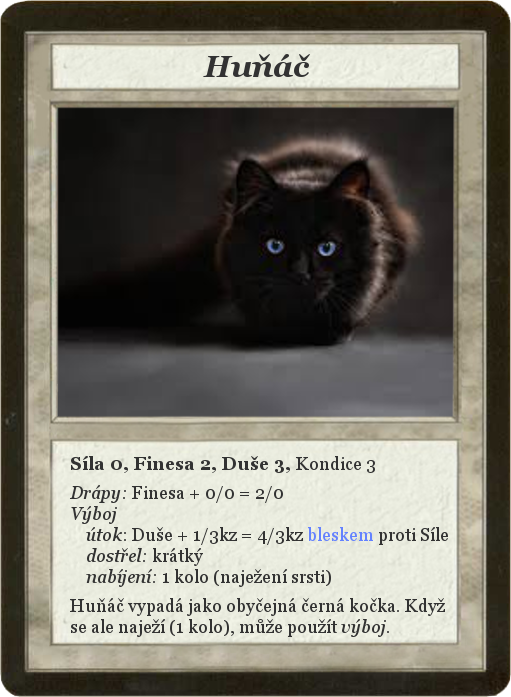
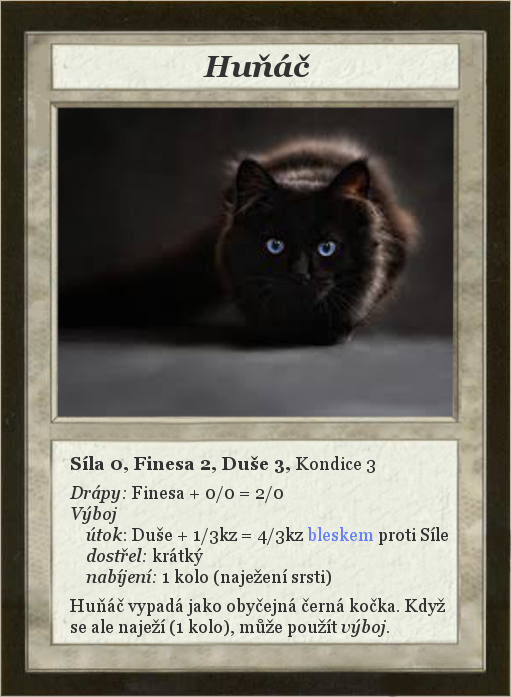
Comparing the layer stacks of the two (511, 697) images. Changes:
painted on "Card" over [0, 0, 511, 697]
